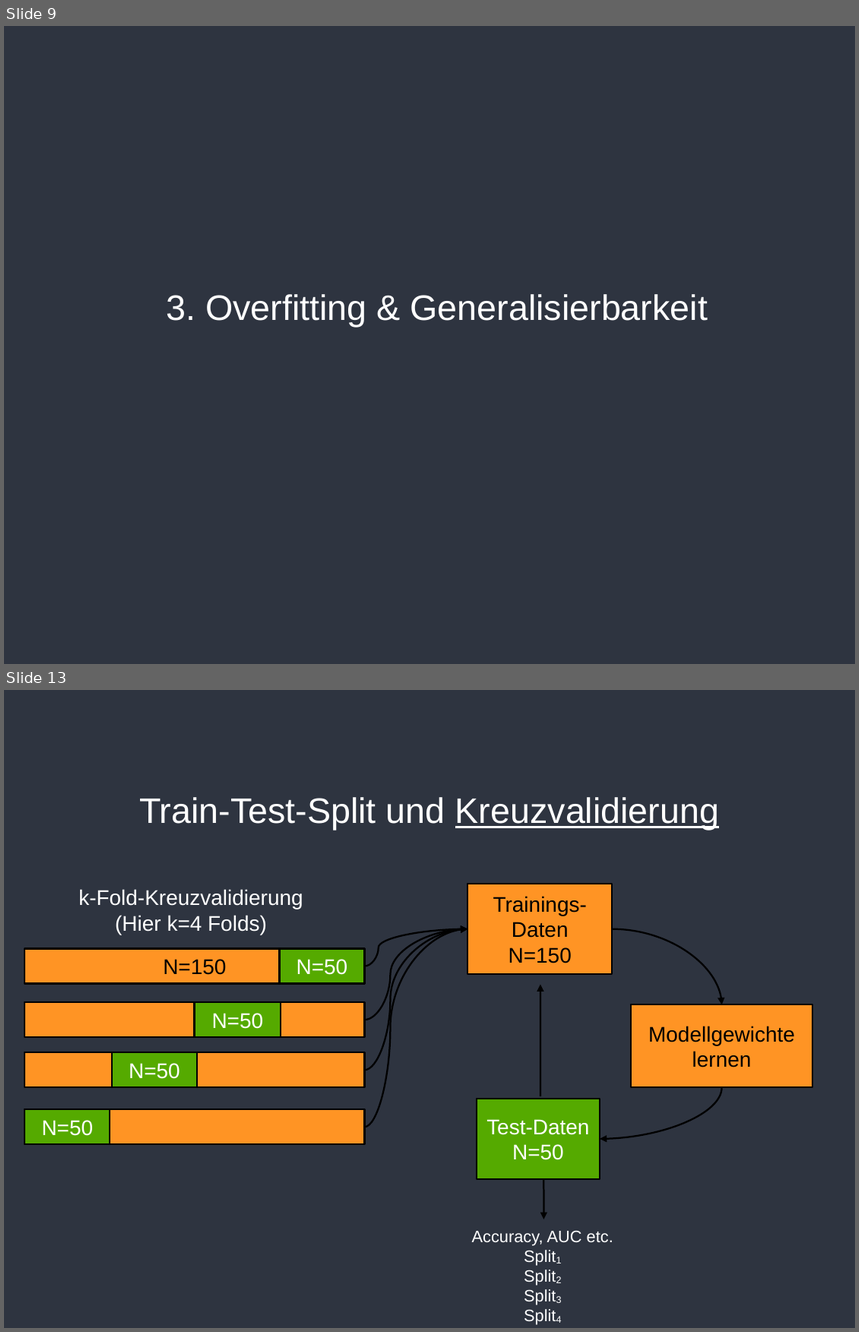
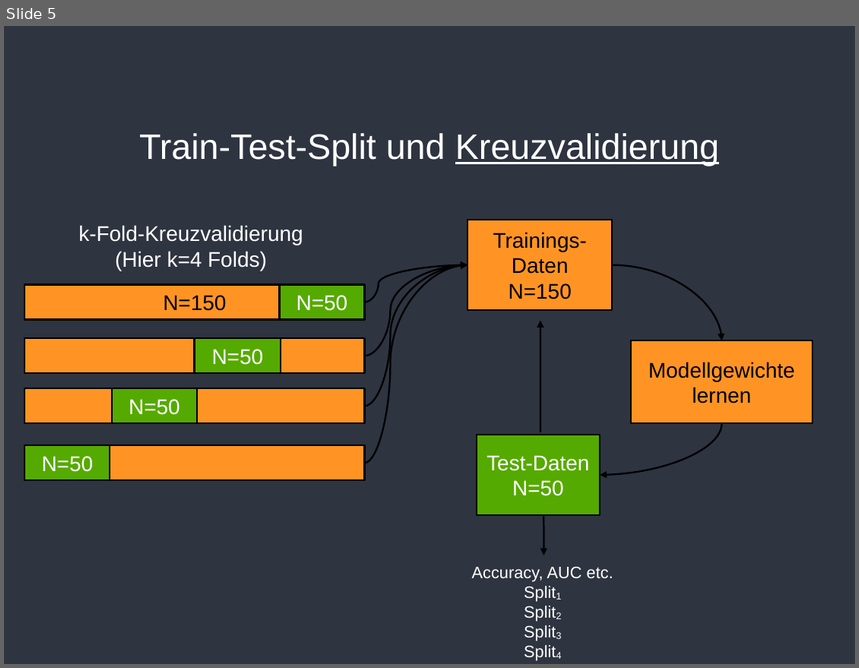
Before and after one commit to pbierwirth/teaching, a slide deck: slides/Sitzung_11.odp. Shown one above the other, each under a label of ours: slides 9 and 13 before the commit, slide 5 after it; the slides between them are not shown. The pictures are 859x1332 and 859x668 pixels, drawn with LibreOffice and Linux fonts; fonts in the diff are those of the drawing; background and template pictures are left out. Boxes give left, top, right and bottom in pixels: in the first picture for what was removed or moved away, otherwise in the second. Text is boxed around its words. In the diff, an @@ line names an element or a change of style, - is before the commit and + after.

```diff
--- a/slides/Sitzung_11.odp
+++ b/slides/Sitzung_11.odp
@@ slide 9 removed at [4, 26, 855, 664], background #2E3440 @@
@@ title removed at [167, 294, 708, 327] @@
-3. Overfitting & Generalisierbarkeit
@@ what was slide 13 is now slide 5 @@
```
Also in this commit, not shown: 2 slides changed, 5 slides added, 10 other slides removed, 1 other file.
